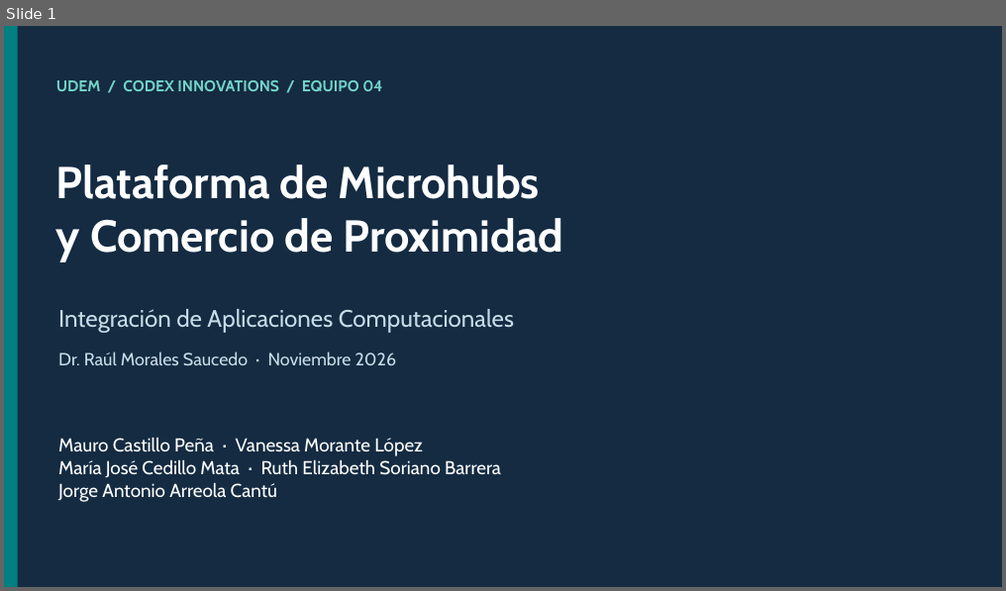
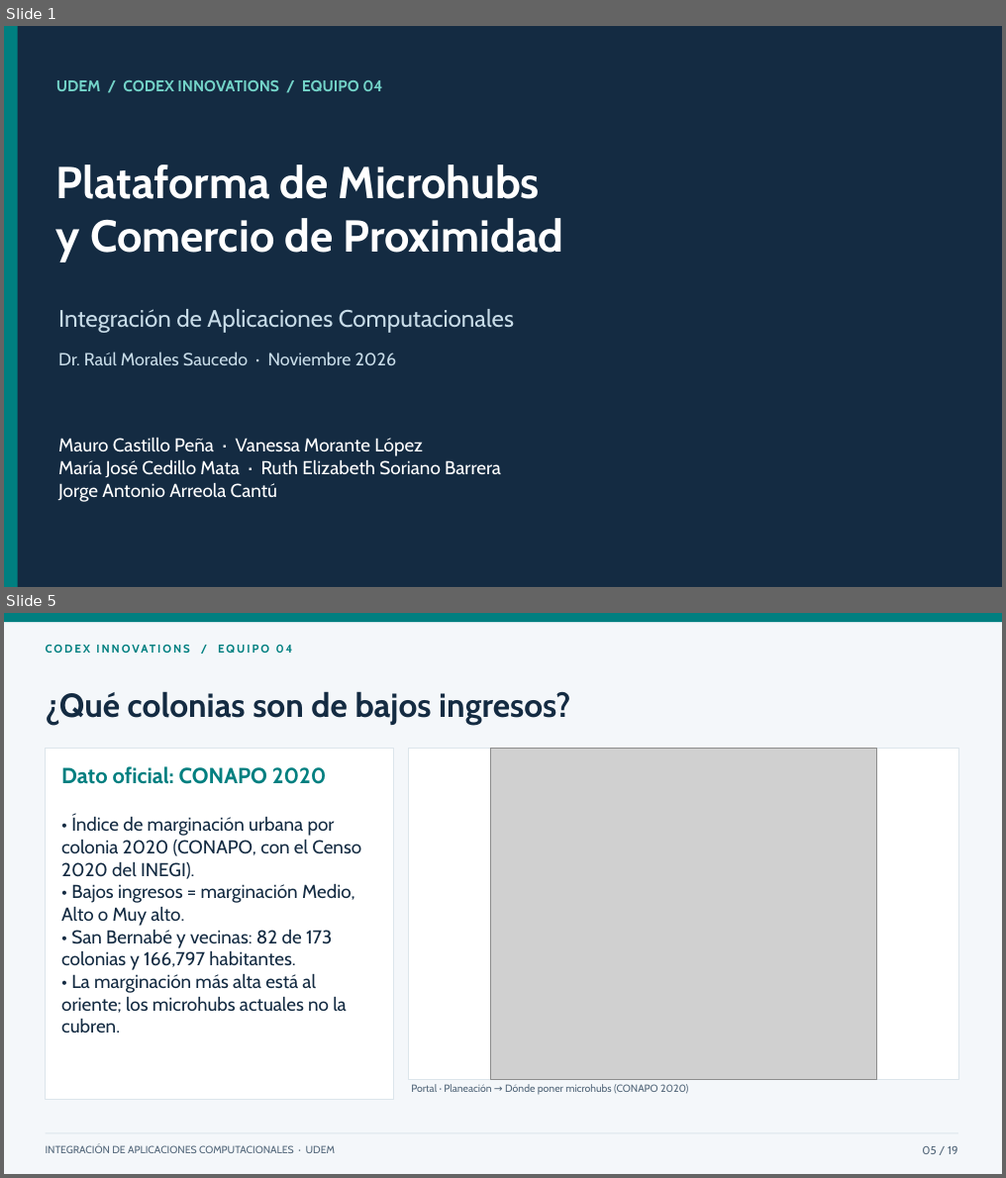
Before and after one commit to mauro-castp/proyecto-integracion, a slide deck: presentacion/Microhubs · Presentación final.pptx. Shown one above the other, each under a label of ours: slide 1 before the commit, slides 1 and 5 after it; the slides between them are not shown. The pictures are 1006x591 and 1006x1178 pixels, drawn with LibreOffice and Linux fonts; fonts in the diff are those of the drawing; grey boxes stand for pictures. Boxes give left, top, right and bottom in pixels: in the first picture for what was removed or moved away, otherwise in the second. Text is boxed around its words. In the diff, an @@ line names an element or a change of style, - is before the commit and + after.

```diff
--- a/presentacion/Microhubs · Presentación final.pptx
+++ b/presentacion/Microhubs · Presentación final.pptx
@@ slide 5 added at [4,613,1002,1174], background #F4F7FA @@
@@ rectangle added at [4,613,1002,622], fill #007F80 @@
@@ text added at [46,639,645,658], 11 pt, text #007F80, bold @@
+CODEX INNOVATIONS / EQUIPO 04
@@ text added at [46,691,570,725], 32 pt, text #142B42, bold @@
+¿Qué colonias son de bajos ingresos?
@@ rectangle added at [46,748,393,1100], fill #FFFFFF, outline #DCE5EB 0.5 pt @@
@@ rectangle added at [408,748,958,1079], fill #FFFFFF, outline #DCE5EB 0.5 pt @@
@@ picture added at [490,748,876,1079] @@
@@ text added at [61,766,326,784], 21 pt, text #007F80, bold @@
+Dato oficial: CONAPO 2020
@@ text added at [61,817,361,1013], 18 pt, text #142B42 @@
+• Índice de marginación urbana por colonia 2020 (CONAPO, con el Censo 2020 del INEGI).
+• Bajos ingresos = marginación Medio, Alto o Muy alto.
+• San Bernabé y vecinas: 82 de 173 colonias y 166,797 habitantes.
+• La marginación más alta está al oriente; los microhubs actuales no la cubren.
@@ text added at [411,1084,688,1095], 10 pt, text #53677A @@
+Portal · Planeación → Dónde poner microhubs (CONAPO 2020)
@@ rectangle added at [46,1134,958,1134], fill #DCE5EB @@
@@ text added at [46,1146,336,1154], 10 pt, text #53677A @@
+INTEGRACIÓN DE APLICACIONES COMPUTACIONALES · UDEM
@@ text added at [922,1147,958,1155], 11 pt, text #53677A @@
+05 / 19
```
Also in this commit, not shown: 16 slides changed, 1 other slide added, 1 other file.
